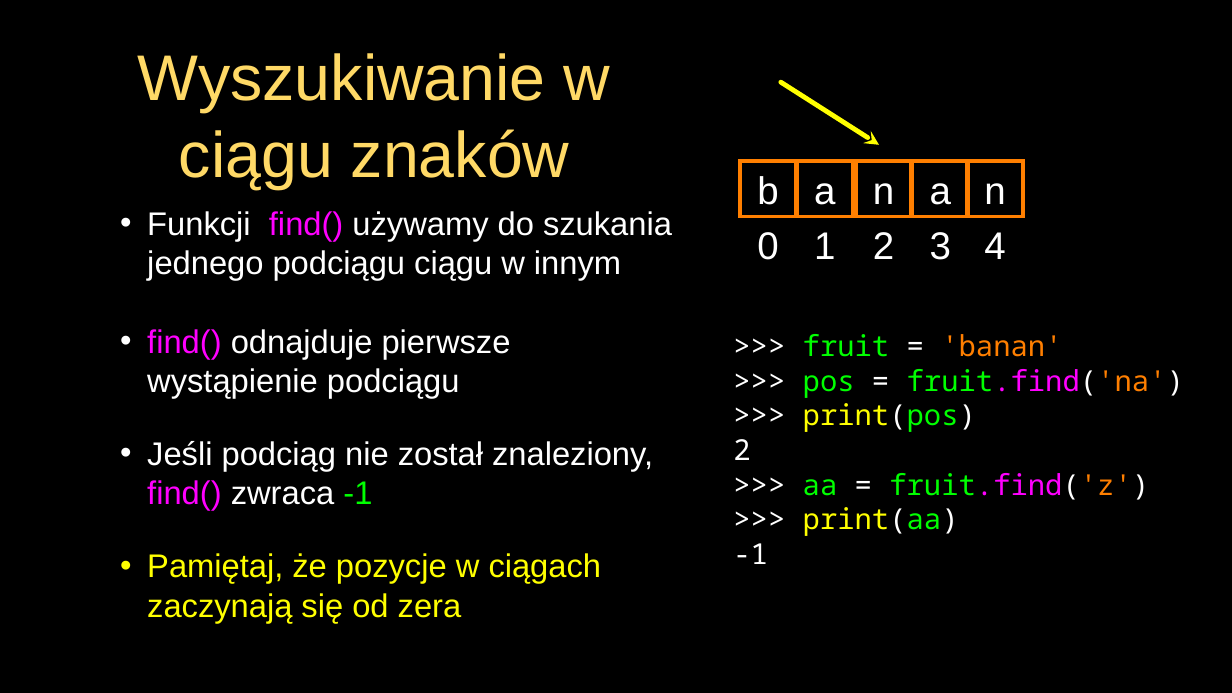
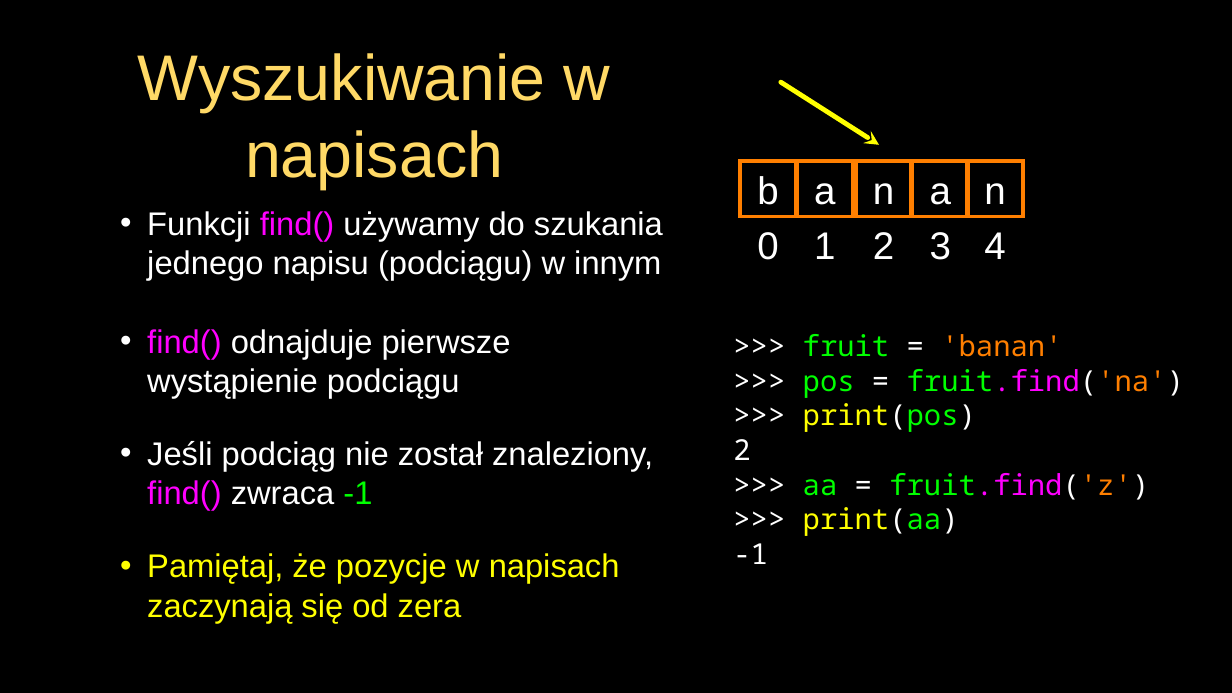
Before and after one commit to andre-wojtowicz/py4e-pl, a slide deck: slide 25 of lectures3/Pythonlearn-06-Strings-PL.pptx. Drawn at 1232x693 pixels with LibreOffice and Linux fonts; fonts in the diff are those of the drawing. Boxes give left, top, right and bottom in pixels: in the first picture for what was removed or moved away, otherwise in the second. Text is boxed around its words. In the diff, an @@ line names an element or a change of style, - is before the commit and + after.

```diff
--- a/lectures3/Pythonlearn-06-Strings-PL.pptx
+++ b/lectures3/Pythonlearn-06-Strings-PL.pptx
@@ title at <box>138,53,611,190</box>: text changed @@
-Wyszukiwanie w ciągu znaków
+Wyszukiwanie w napisach
@@ text at <box>147,211,663,281</box>: text changed @@
-• Funkcji find() używamy do szukania jednego podciągu ciągu w innym
+• Funkcji find() używamy do szukania jednego napisu (podciągu) w innym
@@ text at <box>147,553,620,624</box>: text changed @@
-• Pamiętaj, że pozycje w ciągach zaczynają się od zera
+• Pamiętaj, że pozycje w napisach zaczynają się od zera
```
Also in this commit, not shown: 27 other slides changed, 14 other files.
